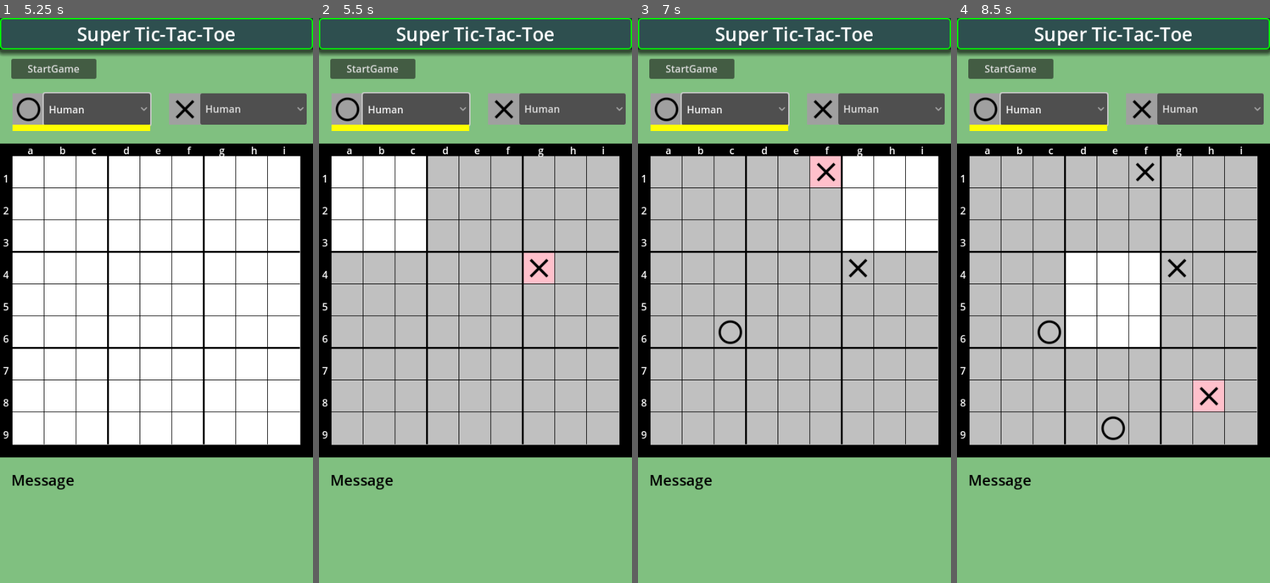
Above: before the commit, frames 1-4 (left to right).
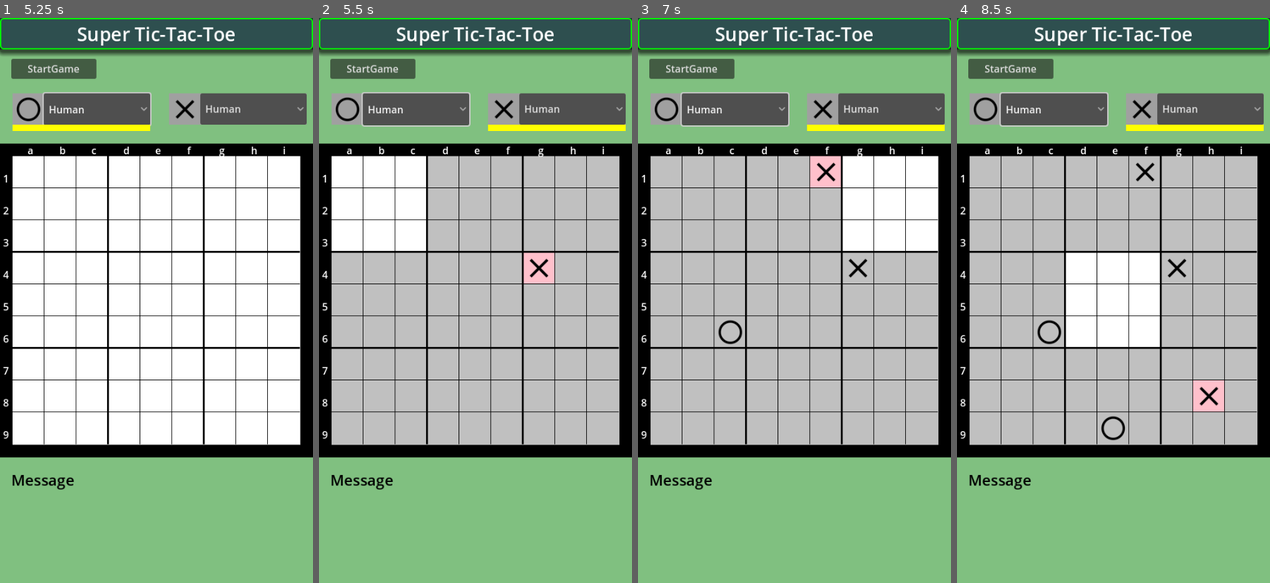
Above: after the commit, the same moments.

Repository: vivisuke/SuperTicTacToe4
Game: Godot game, scene res://main_scene.tscn
Same seed, same stepped clock (60 frames per second), same inputs: the game is played once before the commit and once after it.
Inputs (mouse positions are in pixels of both pictures, inside the frame that each line leads up to):
- Up to frame 1 (5.25 s): click "StartGame" at 0.5 s; click "StartGame" at 1.25 s; click "Human" at 2 s; click "Human" at 2.75 s; click "StartGame" at 3.5 s; click "Human" at 4.25 s; tap Enter at 5 s; move the mouse to (225, 272) at 5.02 s; click (225, 272) at 5.17 s
- Up to frame 2 (5.5 s): no input
- Up to frame 3 (7 s): tap Space at 5.75 s; move the mouse to (731, 328) at 5.77 s; click (731, 328) at 5.92 s; tap Enter at 6.5 s; move the mouse to (825, 176) at 6.52 s; click (825, 176) at 6.67 s
- Up to frame 4 (8.5 s): tap Space at 7.25 s; move the mouse to (1097, 413) at 7.27 s; click (1097, 413) at 7.42 s; tap Enter at 8 s; move the mouse to (1207, 385) at 8.02 s; click (1207, 385) at 8.17 s

Frame 1 is identical in both runs. In frame 2, 1.0% of the frame differs, in the area x 3-98%, y 18-20%; in frame 3, 1.0%; in frame 4, 1.0%.

Commit message:
0032 ◎ C 03/07 03/07 0.001│ToDo│次の手番の○☓パネル下部アンダーライン表示

Diff:
--- a/SuperTicTacToe/scripts/MainScene.gd
+++ b/SuperTicTacToe/scripts/MainScene.gd
@@ -358,8 +358,13 @@
 		bd.print()
 		#print("OK")
 	"""
+	game_started = true
+	update_next_underline()
 	update_board_tilemaps()		# g_bd の状態から TileMap たちを設定
 	pass
+func update_next_underline():
+	$WhitePlayer/Underline.visible = game_started && g_bd.next_color() == WHITE
+	$BlackPlayer/Underline.visible = game_started && g_bd.next_color() == BLACK
 func col2tsid(col):
 	match col:
 		EMPTY:	return TS_EMPTY
@@ -449,6 +454,7 @@
 			##if put_and_post_proc(pos.x, pos.y): return
 			g_bd.put(pos.x, pos.y, g_bd.next_color())
 			g_bd.print()
+			update_next_underline()
 			update_board_tilemaps()
 			waiting = WAIT
 	pass
Not shown, changed: SuperTicTacToe4.spr
